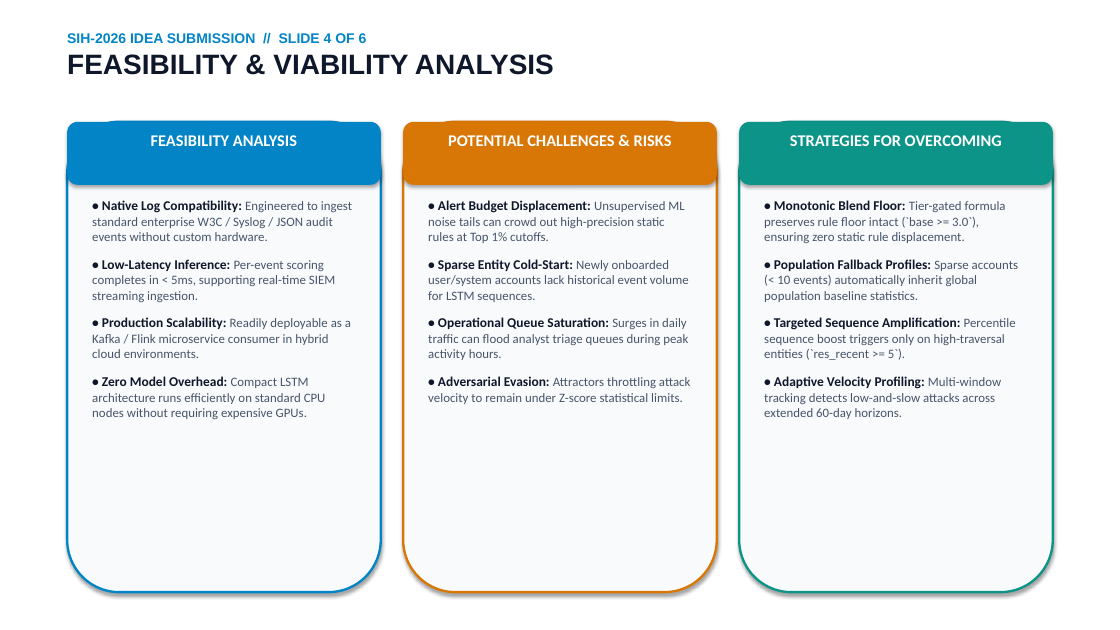
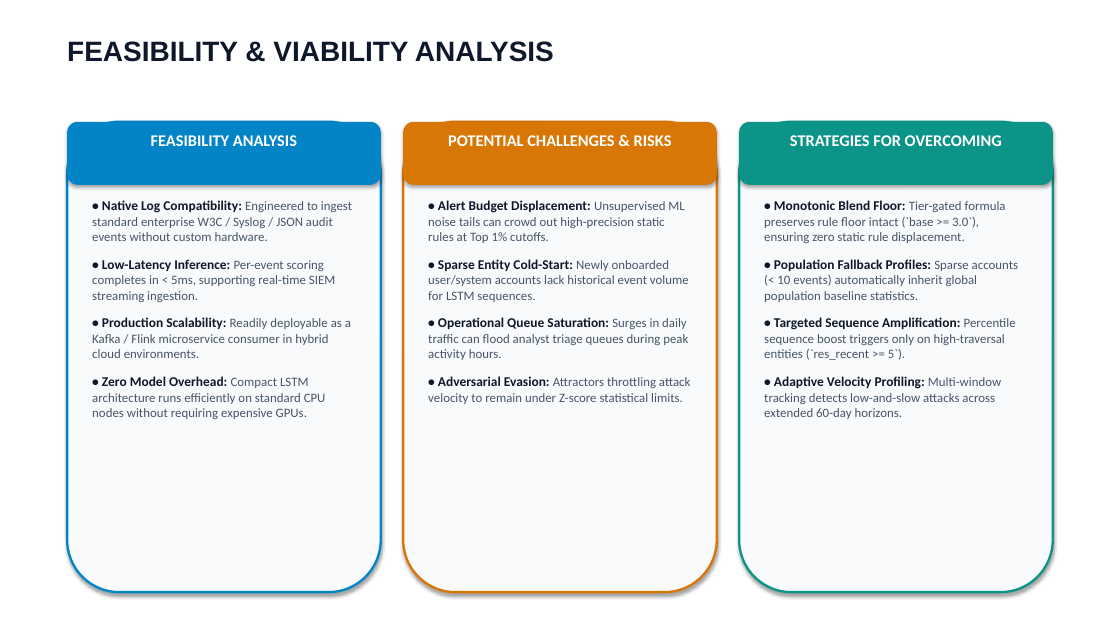
Before and after one commit to irajverma/Honeywell, a slide deck: slide 4 of docs/IDEA_Presentation_Format.pptx. Drawn at 1120x630 pixels with LibreOffice and Linux fonts; fonts in the diff are those of the drawing. Boxes give left, top, right and bottom in pixels: in the first picture for what was removed or moved away, otherwise in the second. Text is boxed around its words. In the diff, an @@ line names an element or a change of style, - is before the commit and + after.

```diff
--- a/docs/IDEA_Presentation_Format.pptx
+++ b/docs/IDEA_Presentation_Format.pptx
@@ text at [67, 33, 367, 43]: paragraph removed @@
-SIH-2026 IDEA SUBMISSION // SLIDE 4 OF 6
```
Also in this commit, not shown: 5 other slides changed, 1 other file.
